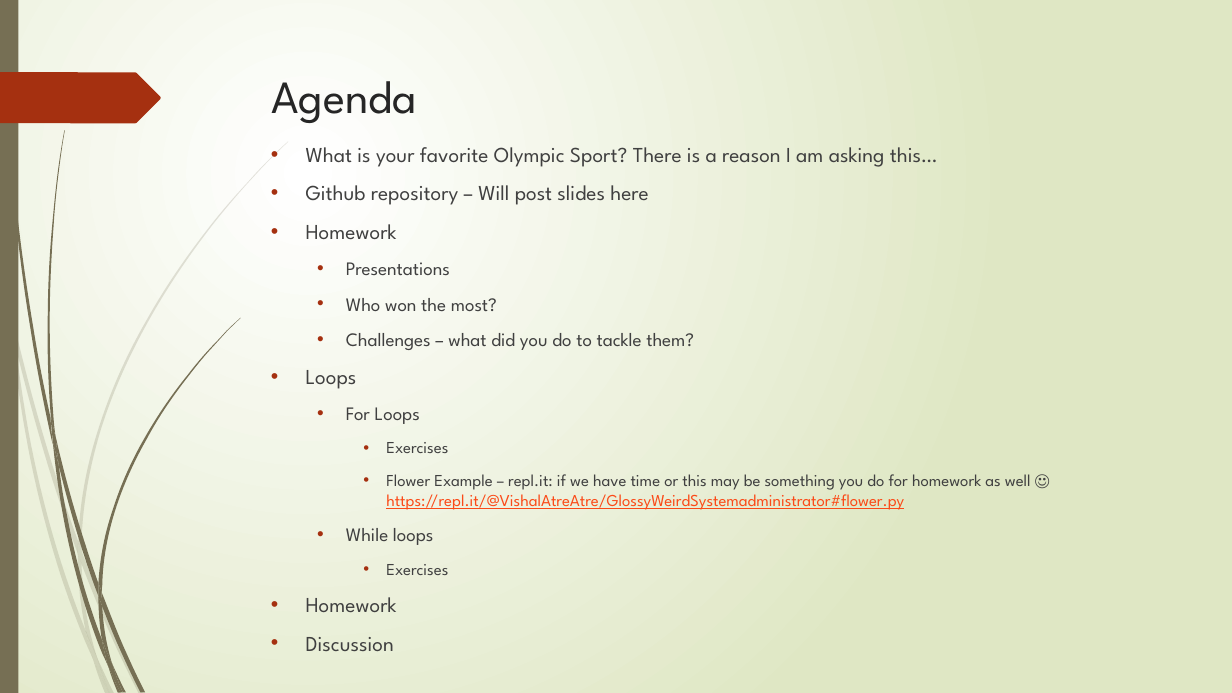
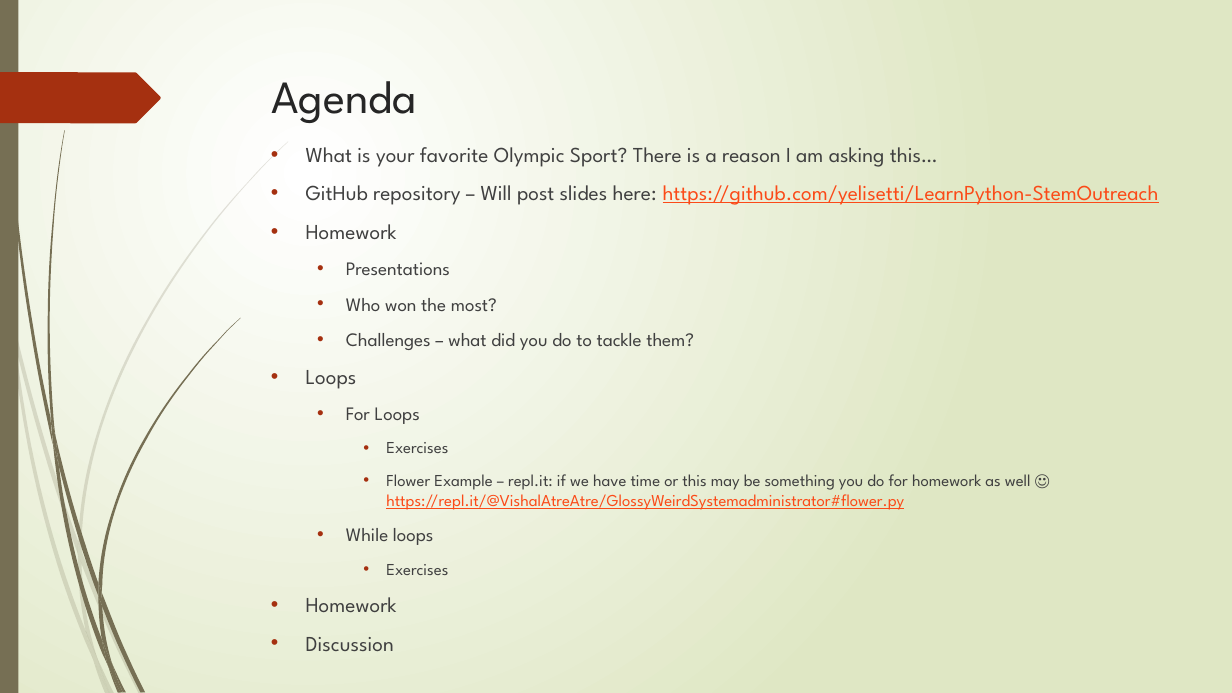
Before and after one commit to yelisetti/LearnPython-StemOutreach, a slide deck: slide 2 of Learn Python 5.pptx. Drawn at 1232x693 pixels with LibreOffice and Linux fonts; fonts in the diff are those of the drawing. Boxes give left, top, right and bottom in pixels: in the first picture for what was removed or moved away, otherwise in the second. Text is boxed around its words. In the diff, an @@ line names an element or a change of style, - is before the commit and + after.

Commit message:
Add files via upload
Small change to lesson 5

```diff
--- a/Learn Python 5.pptx
+++ b/Learn Python 5.pptx
@@ text at [306,185,1159,205]: text changed; text colour #404040 to #FB4A18 @@
-• Github repository – Will post slides here
+• GitHub repository – Will post slides here: https://github.com/yelisetti/LearnPython-StemOutreach
```
